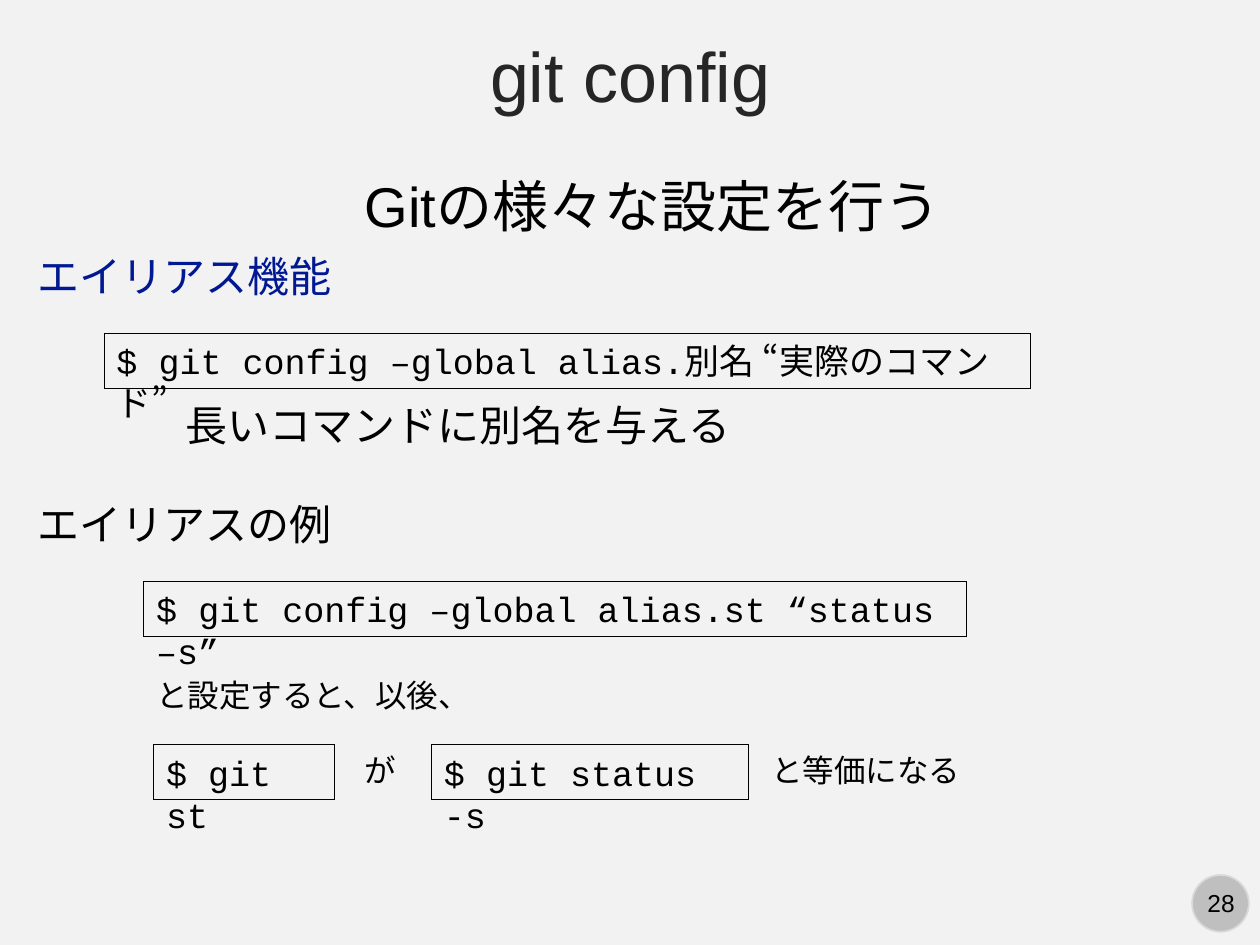
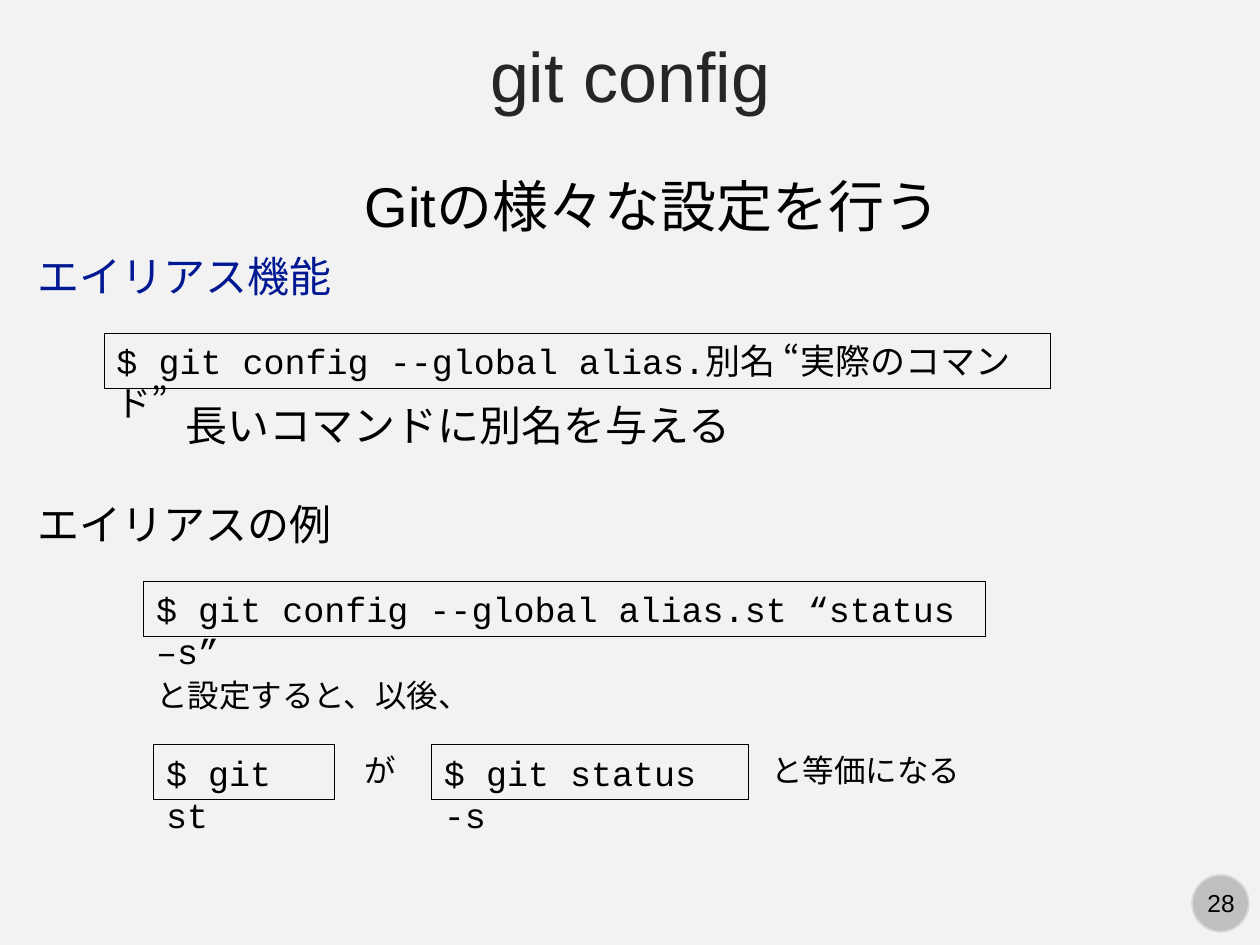
Before and after one commit to kaityo256/github, a slide deck: slide 28 of basics/fig/slide.pptx. Drawn at 1260x945 pixels with LibreOffice and Linux fonts; fonts in the diff are those of the drawing. Boxes give left, top, right and bottom in pixels: in the first picture for what was removed or moved away, otherwise in the second. Text is boxed around its words. In the diff, an @@ line names an element or a change of style, - is before the commit and + after.

Commit message:
updates slide

```diff
--- a/basics/fig/slide.pptx
+++ b/basics/fig/slide.pptx
@@ rectangle "$ git config --global alias.別名 ...": place and size @@
-rectangle "$ git config --global alias.別名 ..." at bbox=[105, 334, 1031, 389]
+rectangle "$ git config --global alias.別名 ..." at bbox=[105, 334, 1051, 389]
@@ text in rectangle at bbox=[159, 343, 1011, 382]: text changed @@
-$ git config –global alias.別名 “実際のコマンド”
+$ git config --global alias.別名 “実際のコマンド”
@@ rectangle "$ git config --global alias.st ...": place and size @@
-rectangle "$ git config --global alias.st ..." at bbox=[144, 582, 966, 638]
+rectangle "$ git config --global alias.st ..." at bbox=[144, 582, 985, 638]
@@ text in rectangle at bbox=[156, 598, 955, 665]: text changed @@
-$ git config –global alias.st “status –s”
+$ git config --global alias.st “status –s”
```
Also in this commit, not shown: 2 other slides changed.
